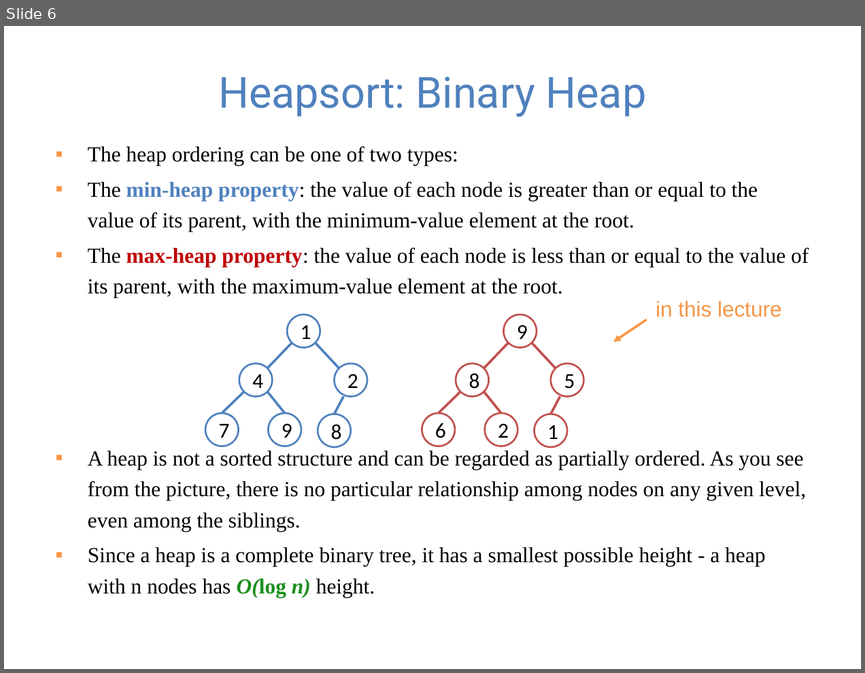
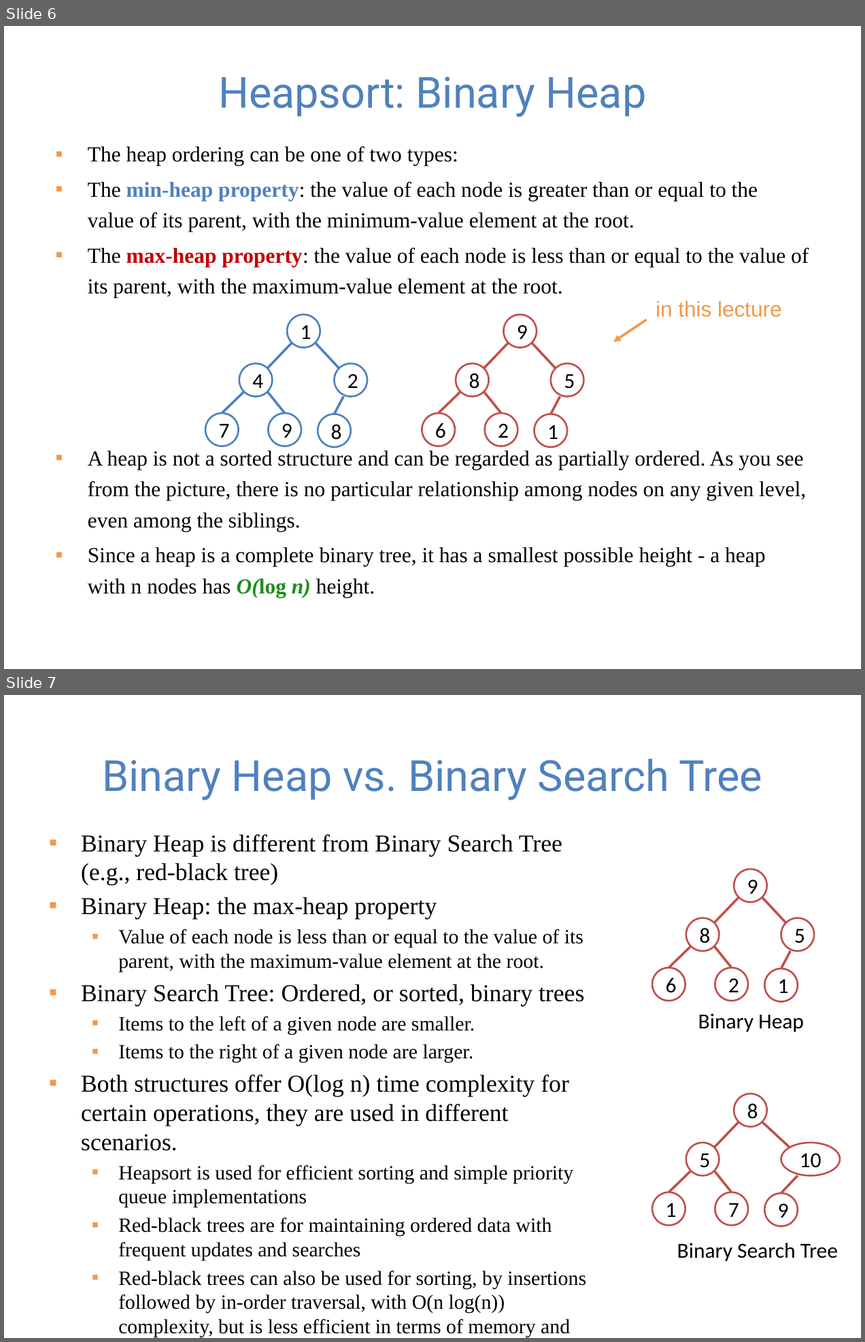
Before and after one commit to guhofstra/CSC111Fa25, a slide deck: PPTs/Lecture 13-sorting algorithms.pptx. Shown one above the other, each under a label of ours: slide 6 before the commit, slides 6 and 7 after it. The pictures are 865x673 and 865x1342 pixels, drawn with LibreOffice and Linux fonts; fonts in the diff are those of the drawing. Boxes give left, top, right and bottom in pixels: in the first picture for what was removed or moved away, otherwise in the second. Text is boxed around its words. In the diff, an @@ line names an element or a change of style, - is before the commit and + after.

```diff
--- a/PPTs/Lecture 13-sorting algorithms.pptx
+++ b/PPTs/Lecture 13-sorting algorithms.pptx
@@ slide 7 added at [4, 695, 861, 1338], background #FFFFFF @@
@@ title added at [102, 758, 763, 800], 36 pt, text #4F81BD @@
+Binary Heap vs. Binary Search Tree
@@ text added at [81, 834, 586, 1337], 17 pt, text #000000 @@
+▪ Binary Heap is different from Binary Search Tree (e.g., red-black tree)
+▪ Binary Heap: the max-heap property
+  ▪ Value of each node is less than or equal to the value of its parent, with the maximum-value element at the root.
+▪ Binary Search Tree: Ordered, or sorted, binary trees
+  ▪ Items to the left of a given node are smaller.
+  ▪ Items to the right of a given node are larger.
+▪ Both structures offer O(log n) time complexity for certain operations, they are used in different scenarios.
+  ▪ Heapsort is used for efficient sorting and simple priority queue implementations
+  ▪ Red-black trees are for maintaining ordered data with frequent updates and searches
+  ▪ Red-black trees can also be used for sorting, by insertions followed by in-order traversal, with O(n log(n)) complexity, but is less efficient in terms of memory and execution time than efficient sorting algorithms.
@@ ellipse added at [734, 869, 768, 902], fill #FFFFFF, outline #C0504D 1.5 pt, 18 pt, text #000000 @@
+9
@@ line added from (715, 923) to (738, 897), #C0504D 2 pt @@
@@ line added from (785, 923) to (762, 897), #C0504D 2 pt @@
@@ ellipse added at [686, 918, 719, 951], fill #FFFFFF, outline #C0504D 1.5 pt, 18 pt, text #000000 @@
+8
@@ ellipse added at [781, 918, 815, 951], fill #FFFFFF, outline #C0504D 1.5 pt, 18 pt, text #000000 @@
+5
@@ line added from (669, 968) to (691, 946), #C0504D 2 pt @@
@@ line added from (732, 968) to (715, 946), #C0504D 2 pt @@
@@ line added from (781, 968) to (791, 951), #C0504D 2 pt @@
@@ ellipse added at [652, 968, 685, 1001], fill #FFFFFF, outline #C0504D 1.5 pt, 18 pt, text #000000 @@
+6
@@ ellipse added at [715, 968, 749, 1001], fill #FFFFFF, outline #C0504D 1.5 pt, 18 pt, text #000000 @@
+2
@@ ellipse added at [764, 968, 798, 1002], fill #FFFFFF, outline #C0504D 1.5 pt, 18 pt, text #000000 @@
+1
@@ text added at [698, 1013, 804, 1032], 18 pt, text #000000 @@
+Binary Heap
@@ ellipse added at [734, 1093, 768, 1127], fill #FFFFFF, outline #C0504D 1.5 pt, 18 pt, text #000000 @@
+8
@@ line added from (715, 1147) to (738, 1121), #C0504D 2 pt @@
@@ line added from (789, 1147) to (762, 1121), #C0504D 2 pt @@
@@ ellipse added at [686, 1142, 719, 1176], fill #FFFFFF, outline #C0504D 1.5 pt, 18 pt, text #000000 @@
+5
@@ ellipse added at [781, 1142, 840, 1176], fill #FFFFFF, outline #C0504D 1.5 pt, 18 pt, text #000000 @@
+10
@@ line added from (669, 1192) to (691, 1170), #C0504D 2 pt @@
@@ line added from (732, 1192) to (715, 1170), #C0504D 2 pt @@
@@ line added from (781, 1193) to (798, 1176), #C0504D 2 pt @@
@@ ellipse added at [652, 1192, 685, 1225], fill #FFFFFF, outline #C0504D 1.5 pt, 18 pt, text #000000 @@
+1
@@ ellipse added at [715, 1192, 749, 1225], fill #FFFFFF, outline #C0504D 1.5 pt, 18 pt, text #000000 @@
+7
@@ ellipse added at [764, 1193, 798, 1226], fill #FFFFFF, outline #C0504D 1.5 pt, 18 pt, text #000000 @@
+9
@@ text added at [677, 1242, 838, 1261], 18 pt, text #000000 @@
+Binary Search Tree
```
Also in this commit, not shown: 7 other files.
